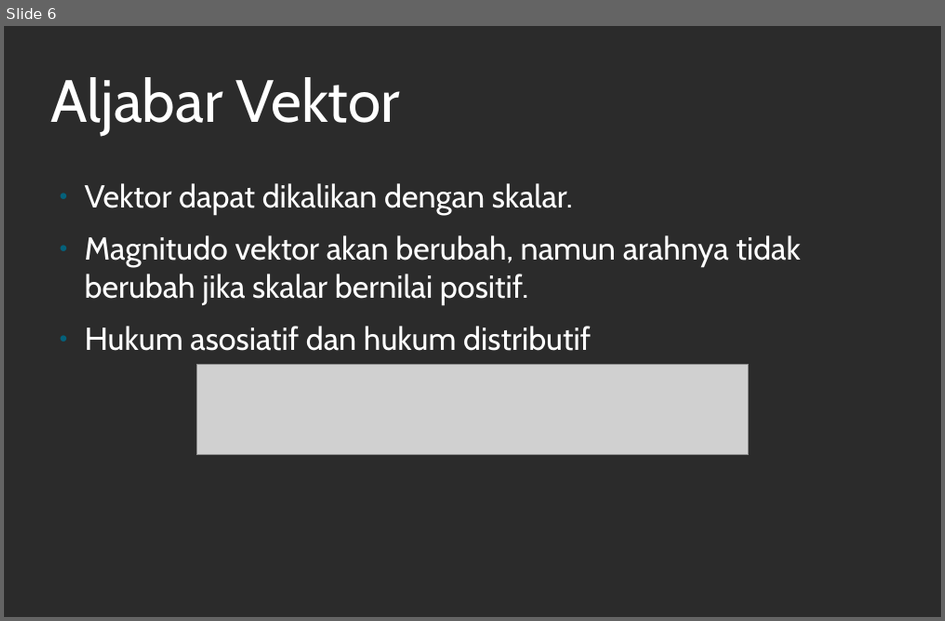
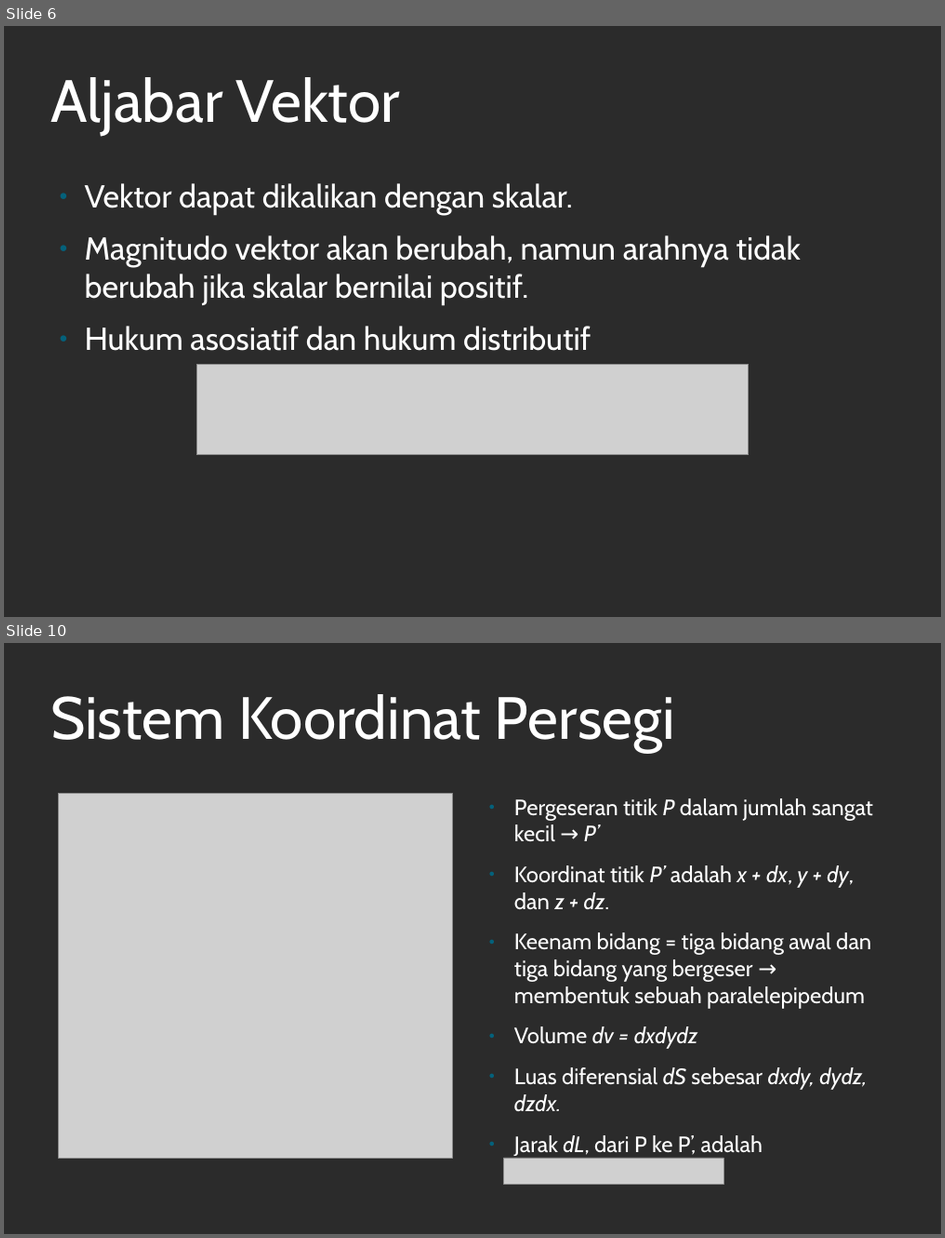
Before and after one commit to miftanurfarid/EL1208_medan_elektromagnetik, a slide deck: 01_analisis_vektor.odp. Shown one above the other, each under a label of ours: slide 6 before the commit, slides 6 and 10 after it; the slides between them are not shown. The pictures are 945x621 and 945x1238 pixels, drawn with LibreOffice and Linux fonts; fonts in the diff are those of the drawing; grey boxes stand for pictures; background and template pictures are left out; a plain dark background stands for a picture behind light text. Boxes give left, top, right and bottom in pixels: in the first picture for what was removed or moved away, otherwise in the second. Text is boxed around its words. In the diff, an @@ line names an element or a change of style, - is before the commit and + after.

```diff
--- a/01_analisis_vektor.odp
+++ b/01_analisis_vektor.odp
@@ slide 10 added at box(4, 643, 941, 1234), background picture (left out) @@
@@ title added at box(50, 694, 675, 753), 60 pt, text #FFFFFF @@
+Sistem Koordinat Persegi
@@ picture added at box(58, 793, 452, 1157) @@
@@ text added at box(515, 798, 874, 1155), 22.4 pt, text #FFFFFF @@
+● Pergeseran titik P dalam jumlah sangat kecil → P’
+● Koordinat titik P’ adalah x + dx, y + dy, dan z + dz.
+● Keenam bidang = tiga bidang awal dan tiga bidang yang bergeser → membentuk sebuah paralelepipedum
+● Volume dv = dxdydz
+● Luas diferensial dS sebesar dxdy, dydz, dzdx.
+● Jarak dL, dari P ke P’, adalah
@@ picture added at box(504, 1157, 724, 1183) @@
```
Also in this commit, not shown: 1 slide changed, 2 other slides added.
